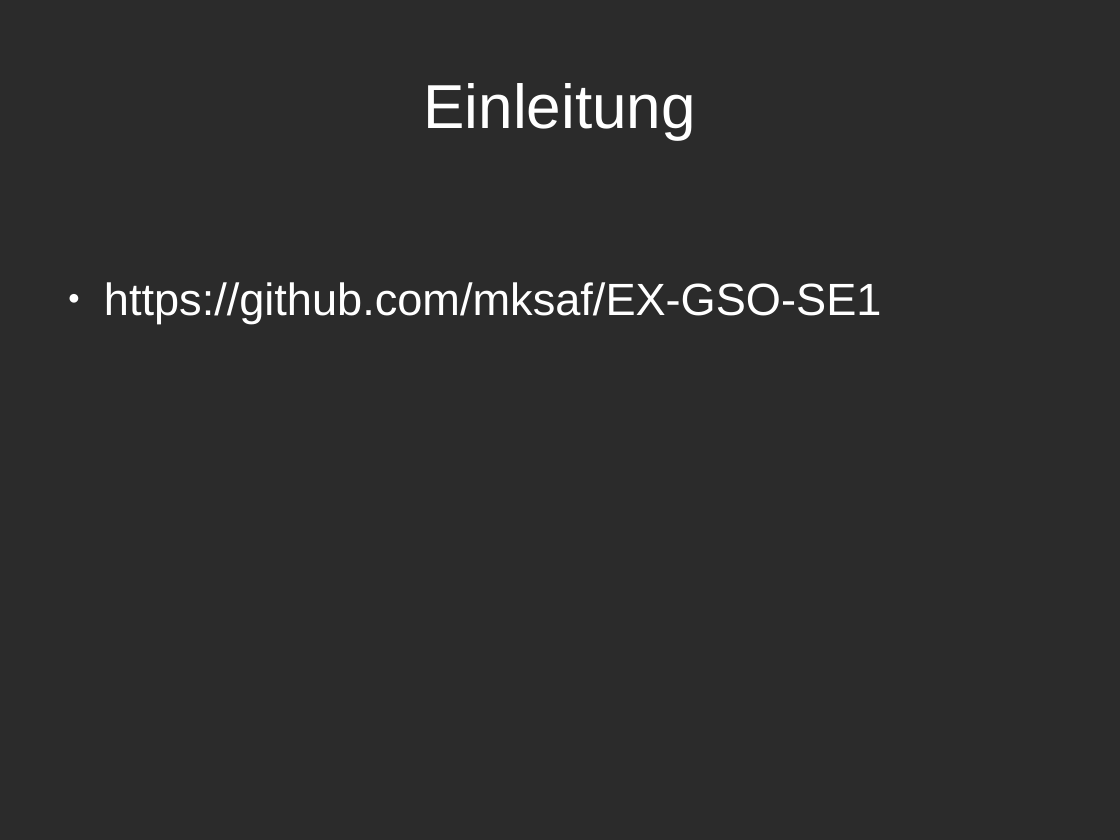
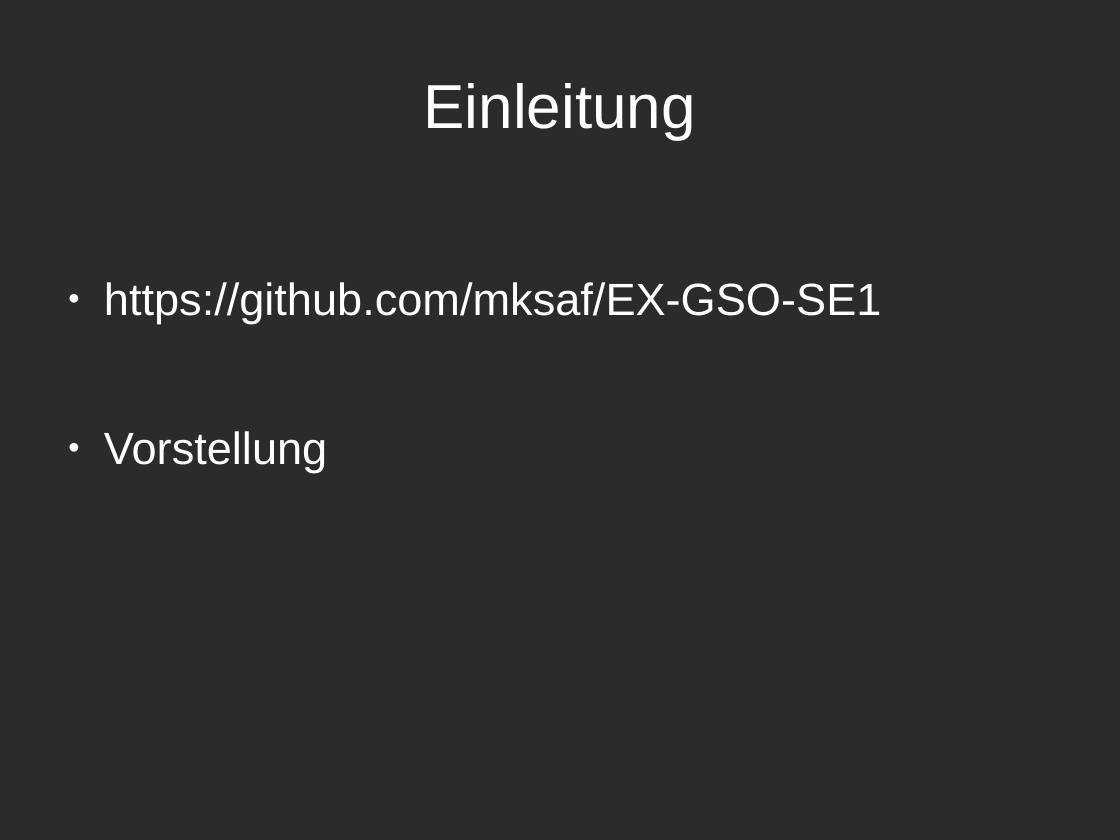
Before and after one commit to mksaf/EX-GSO-SE1, a slide deck: slide 3 of presentation.odp. Drawn at 1120x840 pixels with LibreOffice and Linux fonts; fonts in the diff are those of the drawing; background and template pictures are left out; a plain dark background stands for a picture behind light text. Boxes give left, top, right and bottom in pixels: in the first picture for what was removed or moved away, otherwise in the second. Text is boxed around its words. In the diff, an @@ line names an element or a change of style, - is before the commit and + after.

```diff
--- a/presentation.odp
+++ b/presentation.odp
@@ text at <box>104,431,327,472</box>: paragraph added @@
+● Vorstellung
```
Also in this commit, not shown: 3 other slides changed, 1 other file.
